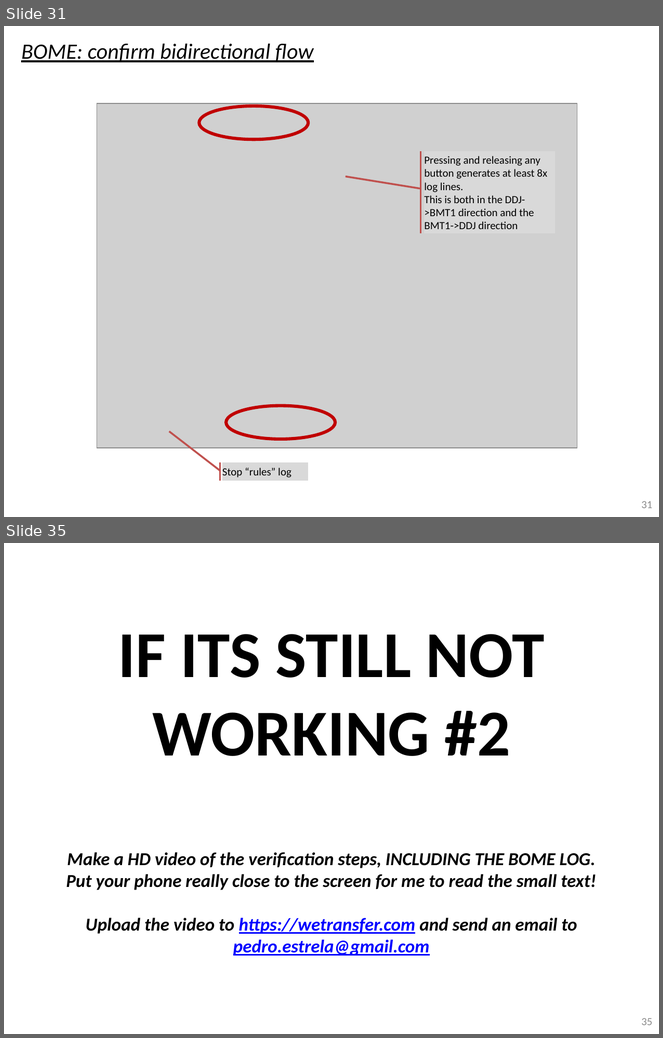
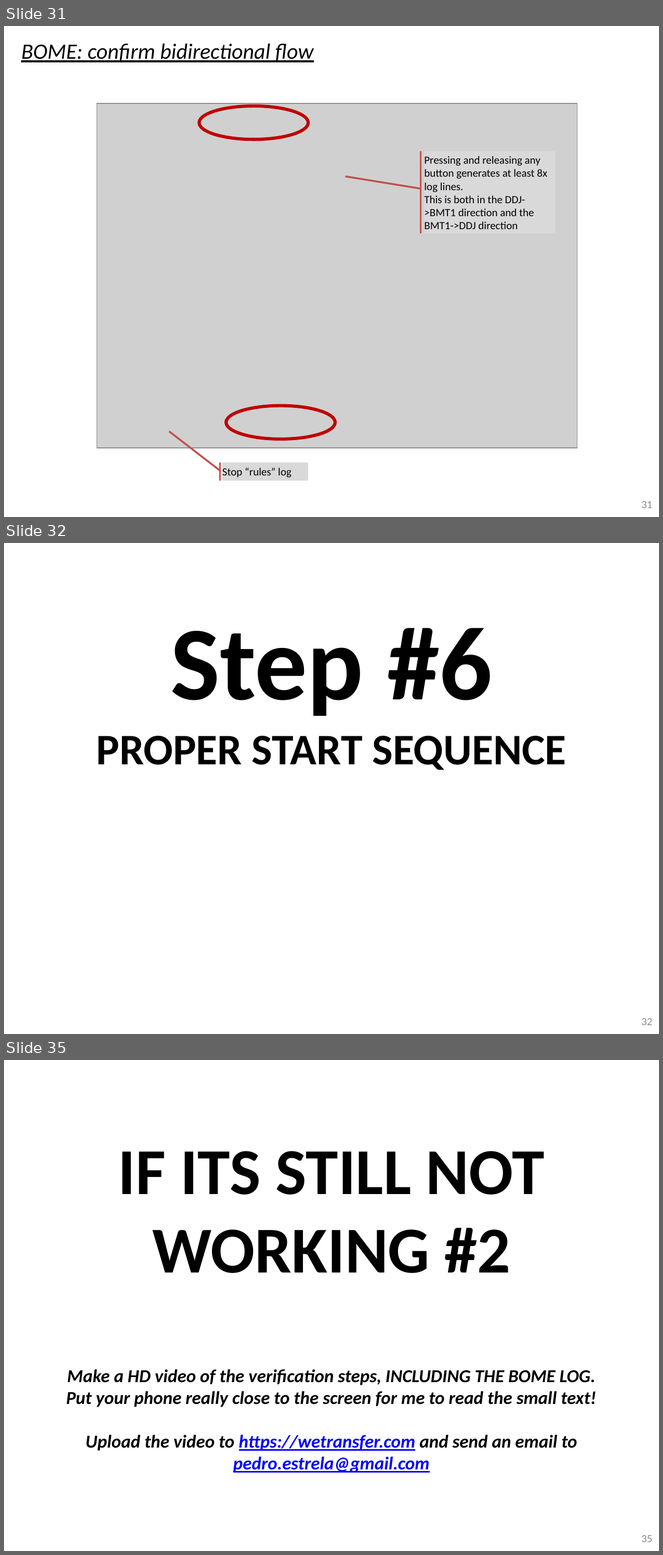
Before and after one commit to pestrela/music, a slide deck: traktor/mapping_ddj_1000/Support files/Source files/DDJ-1000 - Installation Guide.pptx. Shown one above the other, each under a label of ours: slides 31 and 35 before the commit, slides 31, 32 and 35 after it; the slides between them are not shown. The pictures are 663x1038 and 663x1555 pixels, drawn with LibreOffice and Linux fonts; fonts in the diff are those of the drawing; grey boxes stand for pictures. Boxes give left, top, right and bottom in pixels: in the first picture for what was removed or moved away, otherwise in the second. Text is boxed around its words. In the diff, an @@ line names an element or a change of style, - is before the commit and + after.

```diff
--- a/traktor/mapping_ddj_1000/Support files/Source files/DDJ-1000 - Installation Guide.pptx
+++ b/traktor/mapping_ddj_1000/Support files/Source files/DDJ-1000 - Installation Guide.pptx
@@ slide 32 added at (4, 543, 659, 1034), background #FFFFFF @@
@@ text added at (96, 628, 567, 770), 48 pt, text #000000, bold @@
+Step #6
+PROPER START SEQUENCE
@@ page number added at (642, 1018, 652, 1026), 12 pt, text #8C8C8C @@
+32
```
Also in this commit, not shown: 6 slides changed, 2 other slides added, 8 other files.
